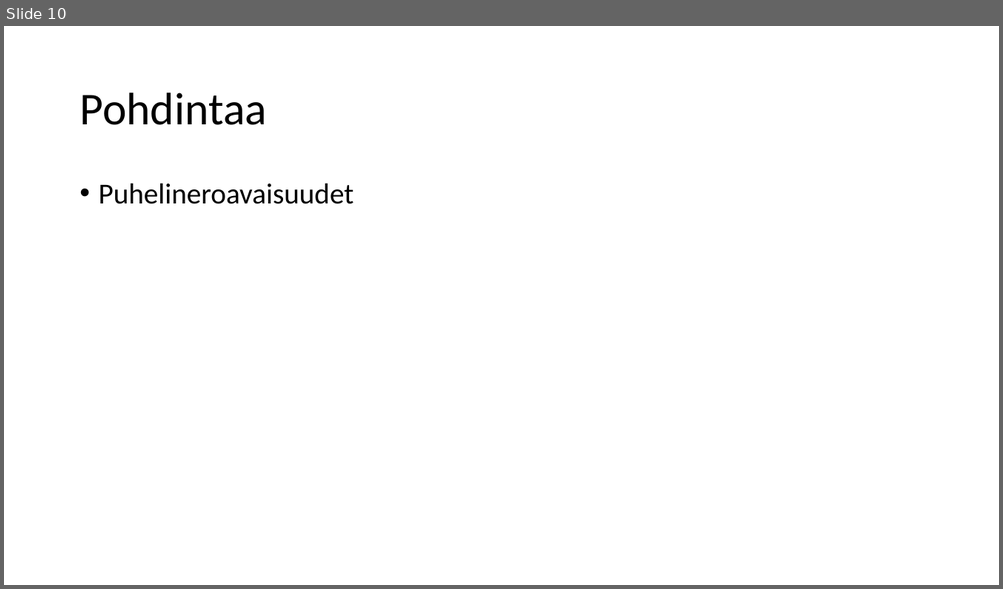
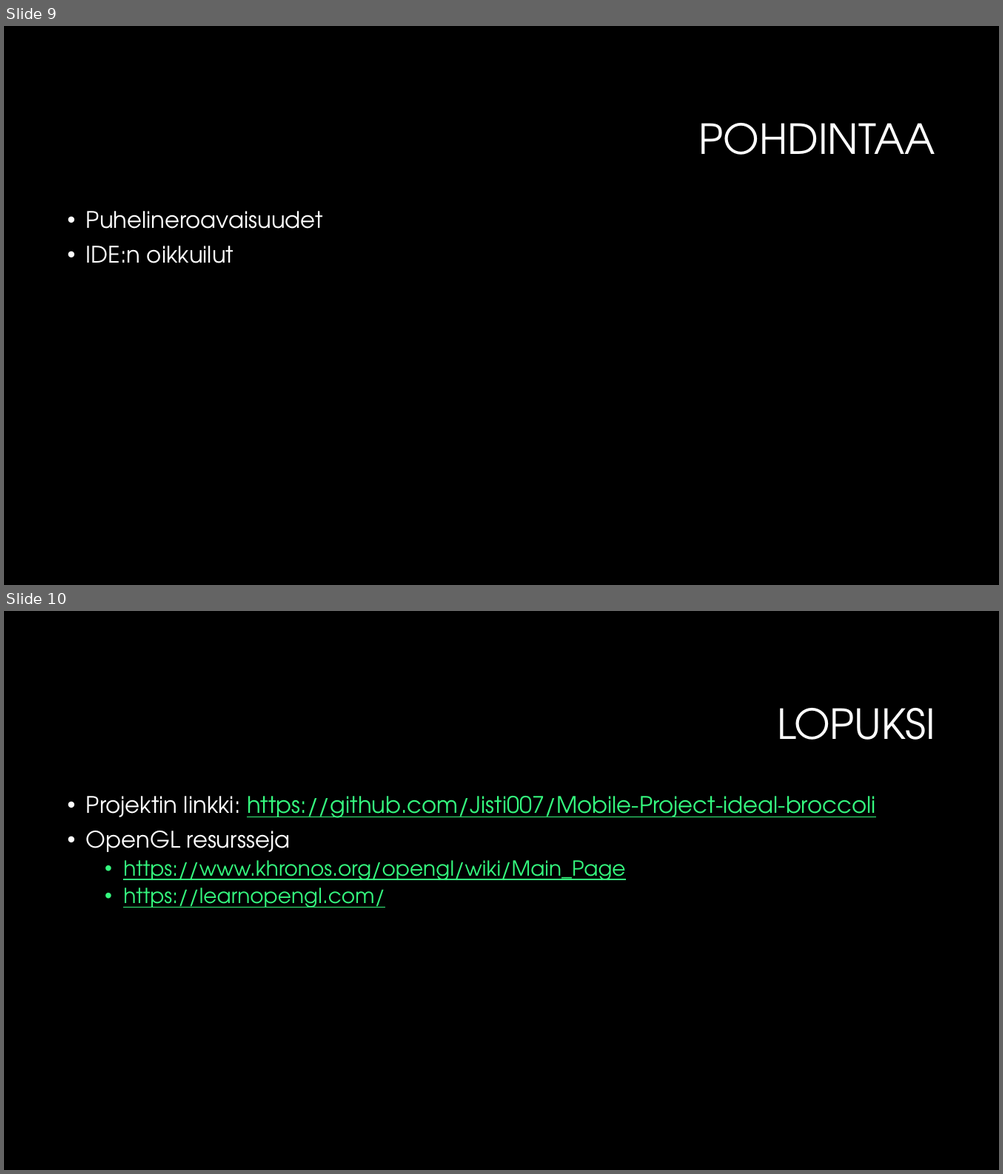
Before and after one commit to Jisti007/Mobile-Project-ideal-broccoli, a slide deck: documentation/presentation/Project Onslaught.pptx. Shown one above the other, each under a label of ours: slide 10 before the commit, slides 9 and 10 after it. The pictures are 1003x589 and 1003x1174 pixels, drawn with LibreOffice and Linux fonts; fonts in the diff are those of the drawing; background and template pictures are left out. Boxes give left, top, right and bottom in pixels: in the first picture for what was removed or moved away, otherwise in the second. Text is boxed around its words. In the diff, an @@ line names an element or a change of style, - is before the commit and + after.

```diff
--- a/documentation/presentation/Project Onslaught.pptx
+++ b/documentation/presentation/Project Onslaught.pptx
@@ slide 10 added at (4, 611, 999, 1170), background #000000 @@
@@ title added at (777, 708, 935, 740), 40 pt, text #FFFFFF @@
+LOPUKSI
@@ text added at (86, 796, 875, 908), 22 pt, text #35FA7F, underline @@
+• Projektin linkki: https://github.com/Jisti007/Mobile-Project-ideal-broccoli
+• OpenGL resursseja
+  • https://www.khronos.org/opengl/wiki/Main_Page
+  • https://learnopengl.com/
@@ what was slide 10 is now slide 9 @@
@@ slide 9 changed as well @@
@@ background #FFFFFF to #000000 @@
@@ title at (699, 123, 935, 155): text changed; size 44 to 40 pt; font Calibri to TeX Gyre Adventor; text colour #000000 to #FFFFFF @@
-Pohdintaa
+POHDINTAA
@@ text "Puhelineroavaisuudet": place and size @@
-text "Puhelineroavaisuudet" at (99, 183, 354, 204)
+text "Puhelineroavaisuudet" at (86, 211, 323, 264)
@@ text at (86, 211, 323, 229): size 28 to 22 pt, font Calibri to TeX Gyre Adventor, text colour #000000 to #FFFFFF in "Puhelineroavaisuudet" @@
@@ text at (86, 246, 233, 264): paragraph added @@
+• IDE:n oikkuilut
```
Also in this commit, not shown: 7 other slides changed, 2 other slides added, 2 slides removed, 6 other files.
